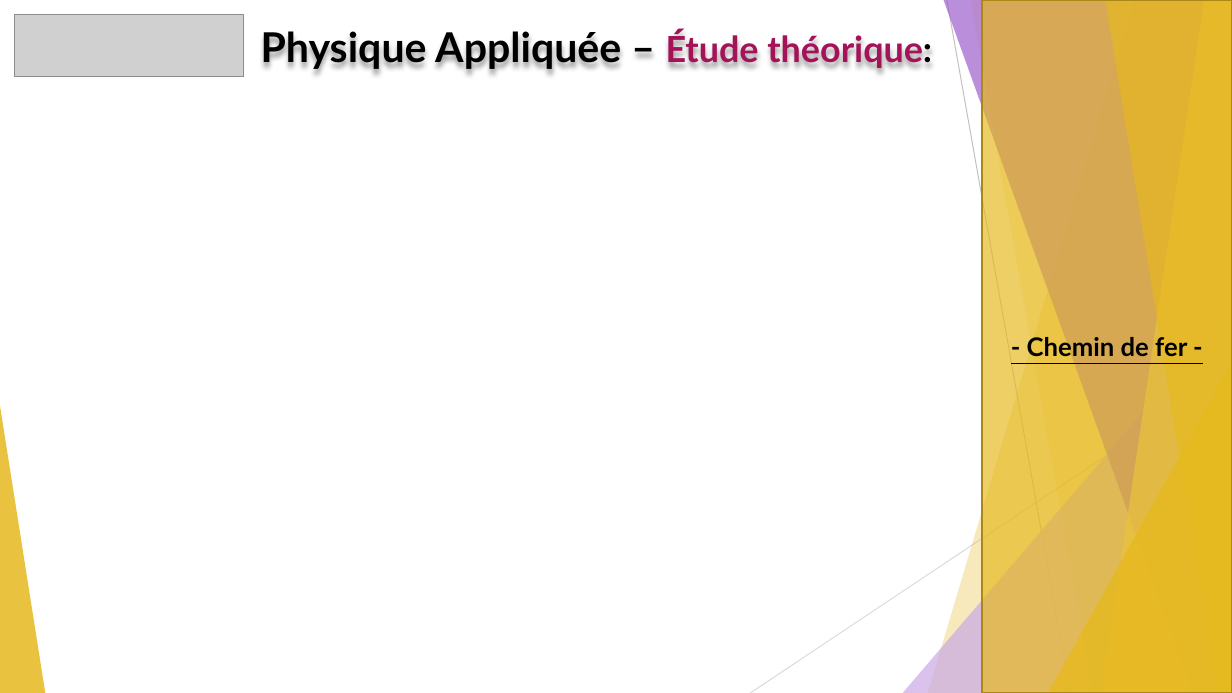
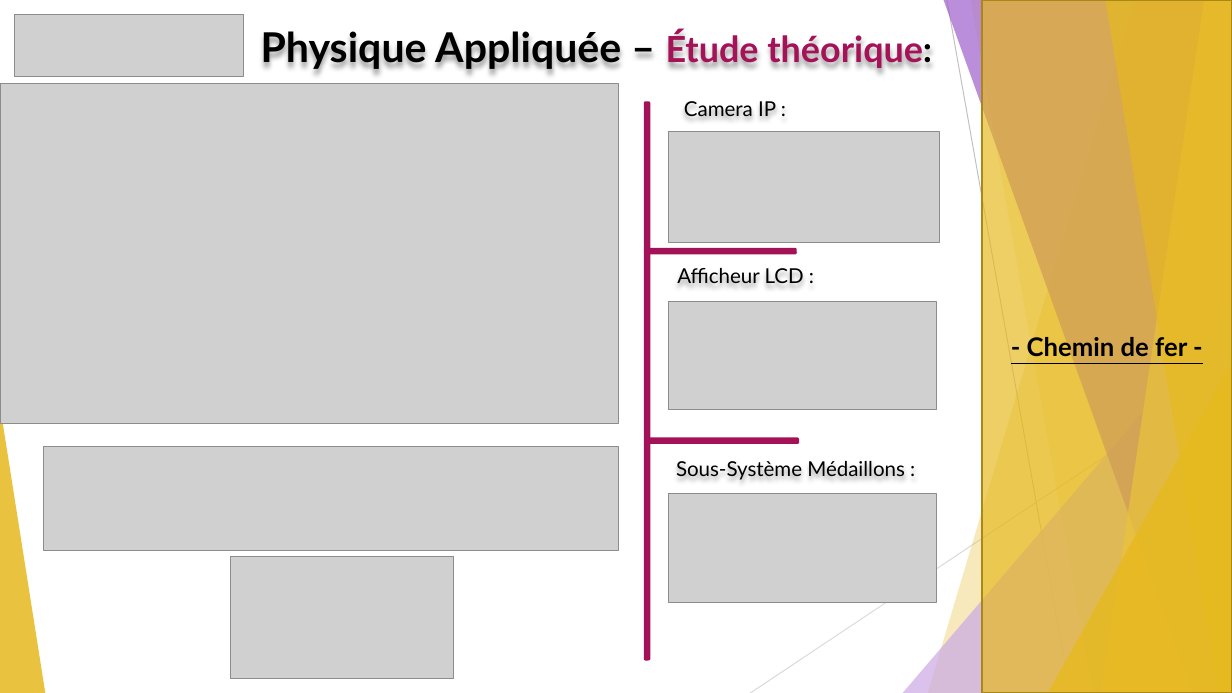
Before and after one commit to GuiguiMvn/Systeme-Escape-Game-Telethon, a slide deck: slide 15 of Nathan/Compte-rendus/REVUE-FINALE-GUIGAND-SFL6.pptx. Drawn at 1232x693 pixels with LibreOffice and Linux fonts; fonts in the diff are those of the drawing; grey boxes stand for pictures. Boxes give left, top, right and bottom in pixels: in the first picture for what was removed or moved away, otherwise in the second. Text is boxed around its words. In the diff, an @@ line names an element or a change of style, - is before the commit and + after.

Commit message:
Apport de modifications dans l'application (camera IP), poursuite du diaporama de revue finale.

```diff
--- a/Nathan/Compte-rendus/REVUE-FINALE-GUIGAND-SFL6.pptx
+++ b/Nathan/Compte-rendus/REVUE-FINALE-GUIGAND-SFL6.pptx
@@ picture added at [0, 84, 618, 423] @@
@@ rounded rectangle added at [645, 103, 650, 660], fill #A41258, outline #A31257 1.5 pt @@
@@ text added at [684, 101, 776, 117], 16 pt, text #000000 @@
+Camera IP :
@@ picture added at [668, 132, 940, 243] @@
@@ rounded rectangle added at [647, 249, 796, 253], fill #A41258, outline #A31257 1.5 pt @@
@@ text added at [677, 268, 804, 283], 16 pt, text #000000 @@
+Afficheur LCD :
@@ picture added at [668, 302, 936, 410] @@
@@ picture added at [43, 446, 618, 550] @@
@@ rounded rectangle added at [650, 438, 799, 443], fill #A41258, outline #A31257 1.5 pt @@
@@ text added at [676, 461, 905, 480], 16 pt, text #000000 @@
+Sous-Système Médaillons :
@@ picture added at [668, 494, 936, 602] @@
@@ picture added at [230, 556, 454, 678] @@
```
Also in this commit, not shown: 12 other files.
